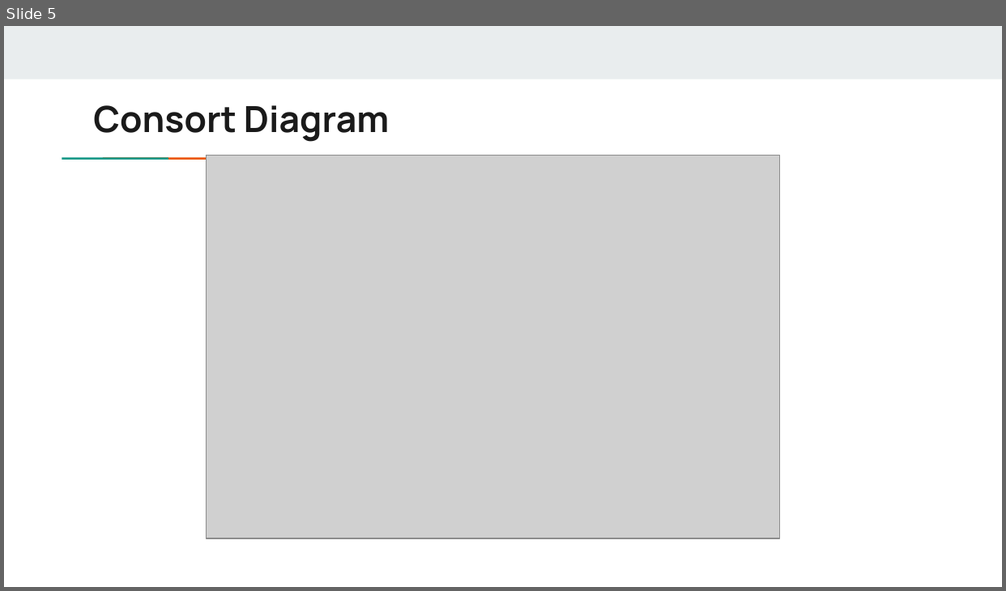
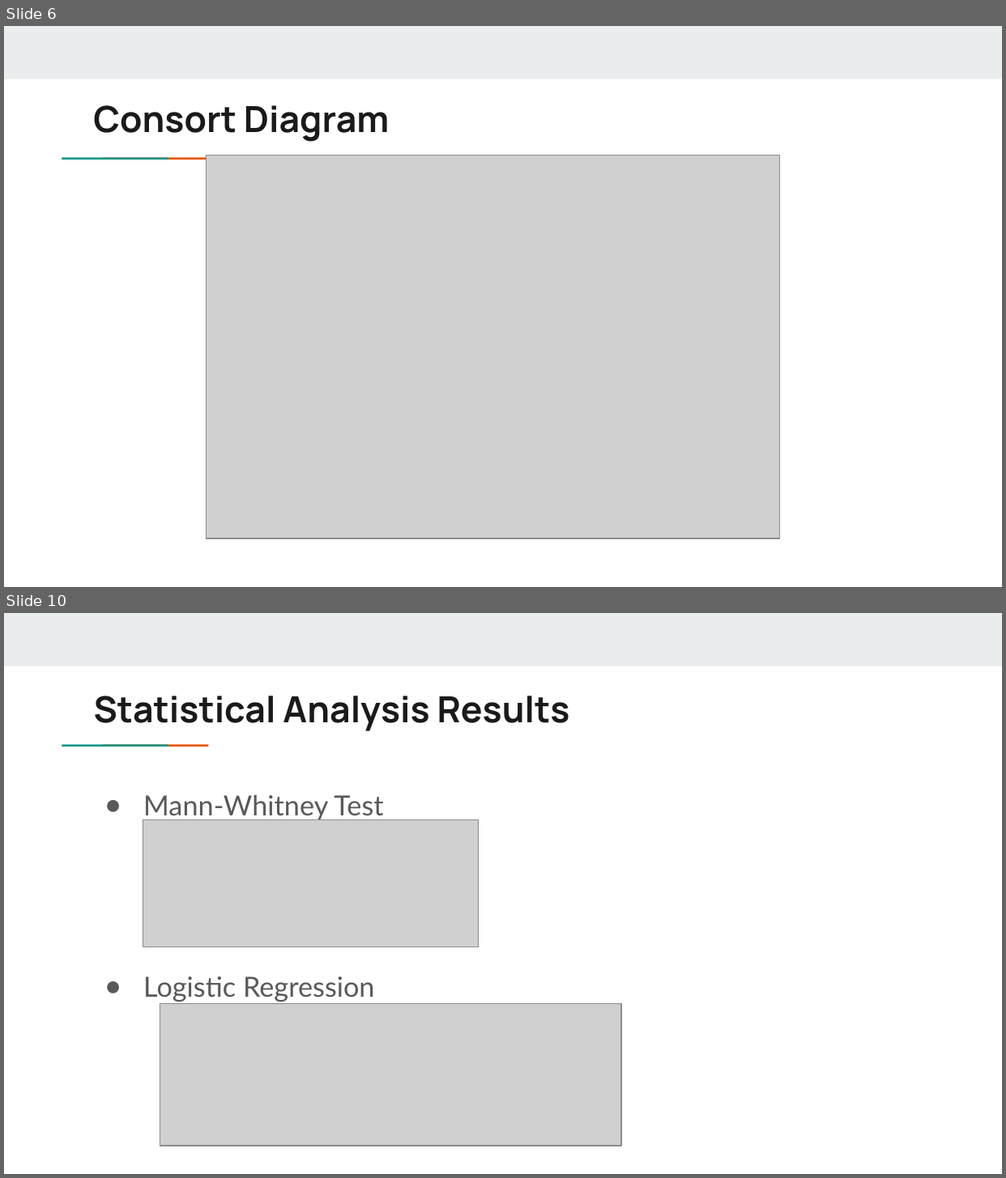
Before and after one commit to zrfrere/706_Glucose_vs_MI, a slide deck: Project 5_powerpoint.pptx. Shown one above the other, each under a label of ours: slide 5 before the commit, slides 6 and 10 after it; the slides between them are not shown. The pictures are 1006x591 and 1006x1178 pixels, drawn with LibreOffice and Linux fonts; fonts in the diff are those of the drawing; grey boxes stand for pictures. Boxes give left, top, right and bottom in pixels: in the first picture for what was removed or moved away, otherwise in the second. Text is boxed around its words. In the diff, an @@ line names an element or a change of style, - is before the commit and + after.

```diff
--- a/Project 5_powerpoint.pptx
+++ b/Project 5_powerpoint.pptx
@@ slide 10 added at (4, 613, 1002, 1174), background #FFFFFF; not listed: 3 template elements that a slide beside it also shows @@
@@ title added at (94, 696, 570, 731), 26 pt, text #1A1A1A, bold @@
+Statistical Analysis Results
@@ text added at (143, 795, 383, 1002), 20 pt, text #595959 @@
+● Mann-Whitney Test
+● Logistic Regression
@@ picture added at (143, 820, 478, 948) @@
@@ picture added at (160, 1004, 622, 1146) @@
@@ what was slide 5 is now slide 6 @@
```
Also in this commit, not shown: 5 slides changed, 3 other slides added, 1 slide removed.
